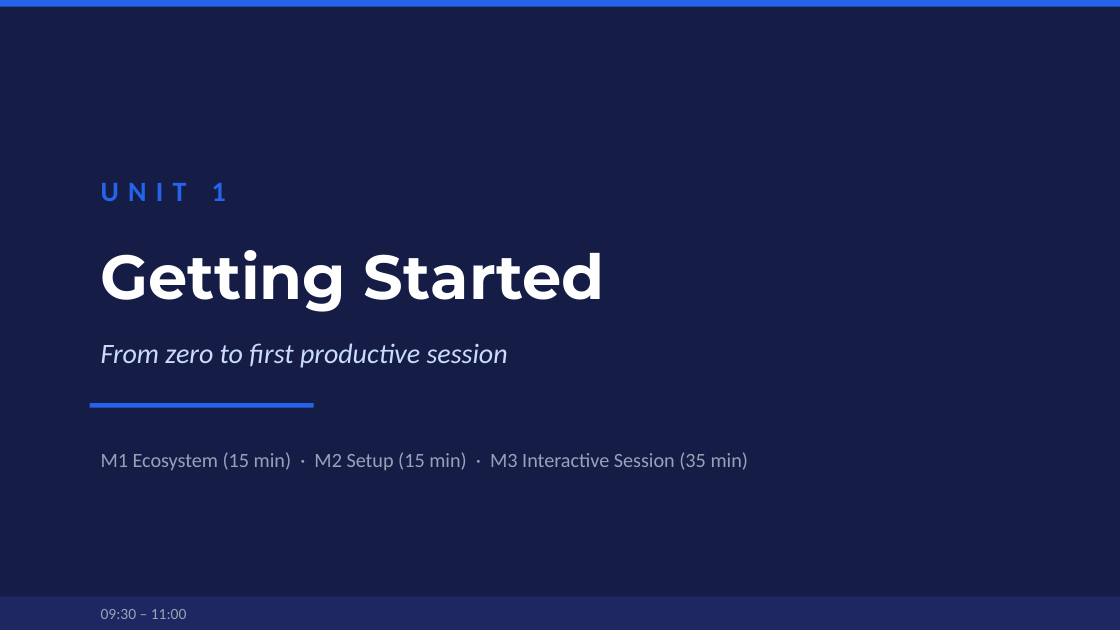
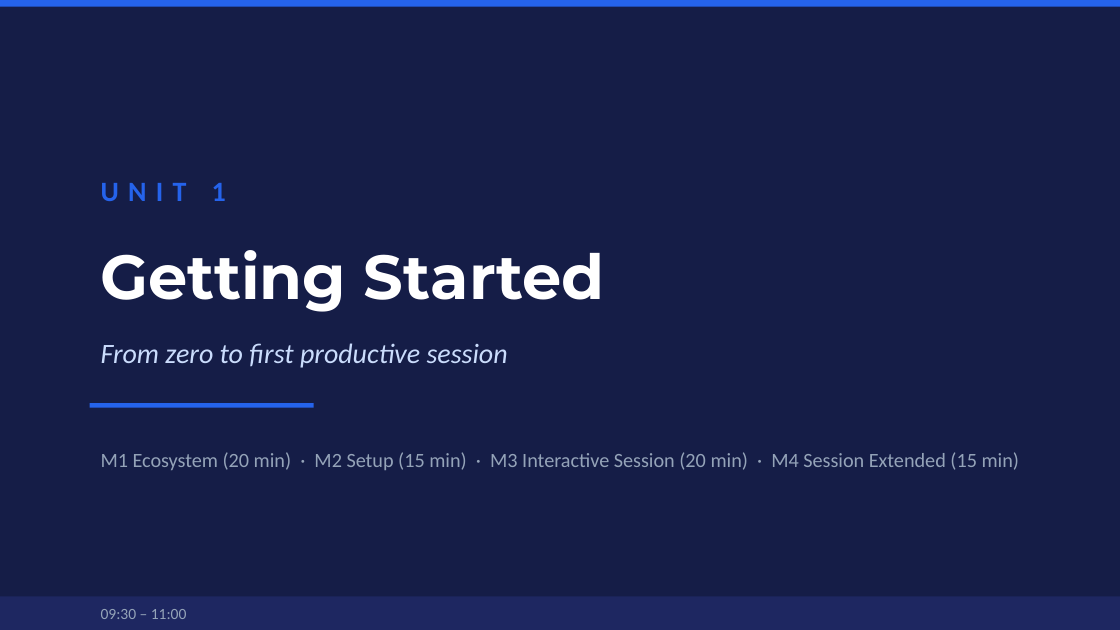
Before and after one commit to clusterreplyDE/claude_workshop, a slide deck: slide 4 of slides/workshop.pptx. Drawn at 1120x630 pixels with LibreOffice and Linux fonts; fonts in the diff are those of the drawing. Boxes give left, top, right and bottom in pixels: in the first picture for what was removed or moved away, otherwise in the second. Text is boxed around its words. In the diff, an @@ line names an element or a change of style, - is before the commit and + after.

```diff
--- a/slides/workshop.pptx
+++ b/slides/workshop.pptx
@@ text at (101,452,1019,470): text changed @@
-M1 Ecosystem (15 min) · M2 Setup (15 min) · M3 Interactive Session (35 min)
+M1 Ecosystem (20 min) · M2 Setup (15 min) · M3 Interactive Session (20 min) · M4 Session Extended (15 min)
```
Also in this commit, not shown: 31 other slides changed, 4 slides added, 3 slides removed, 27 other files.
